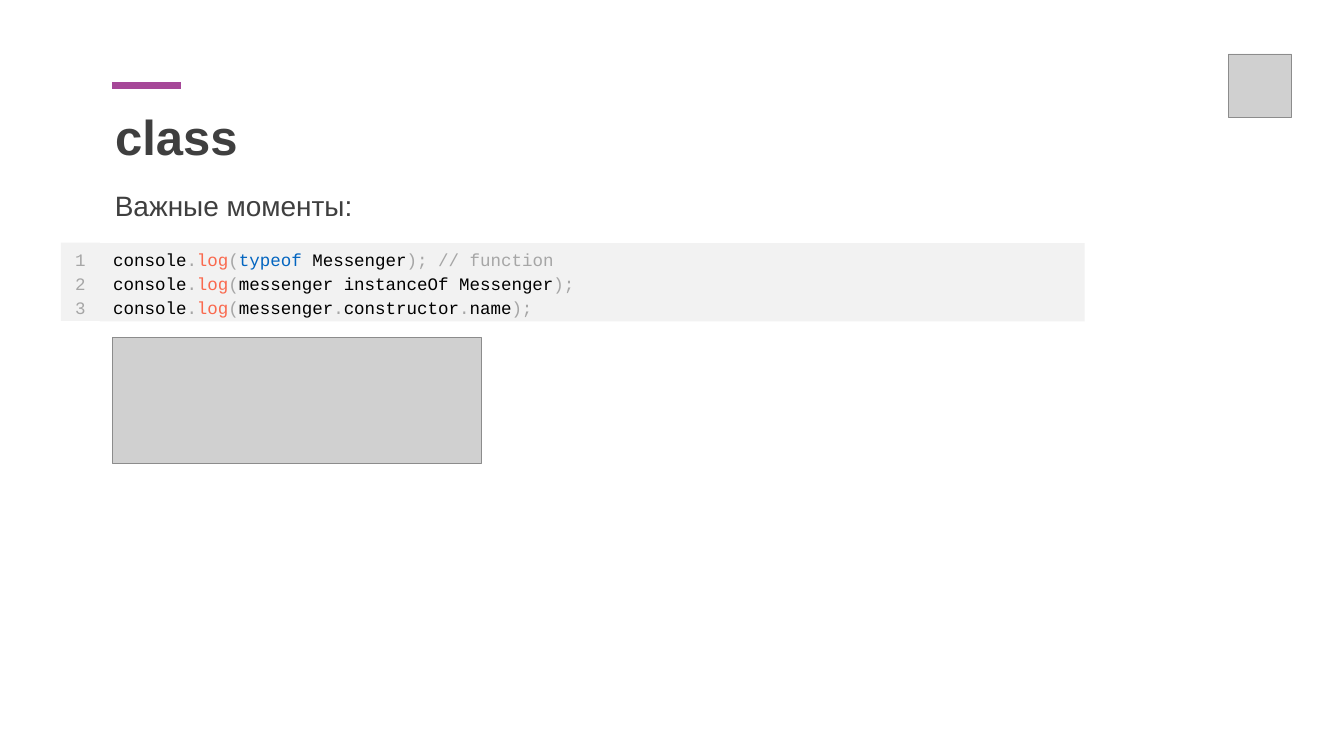
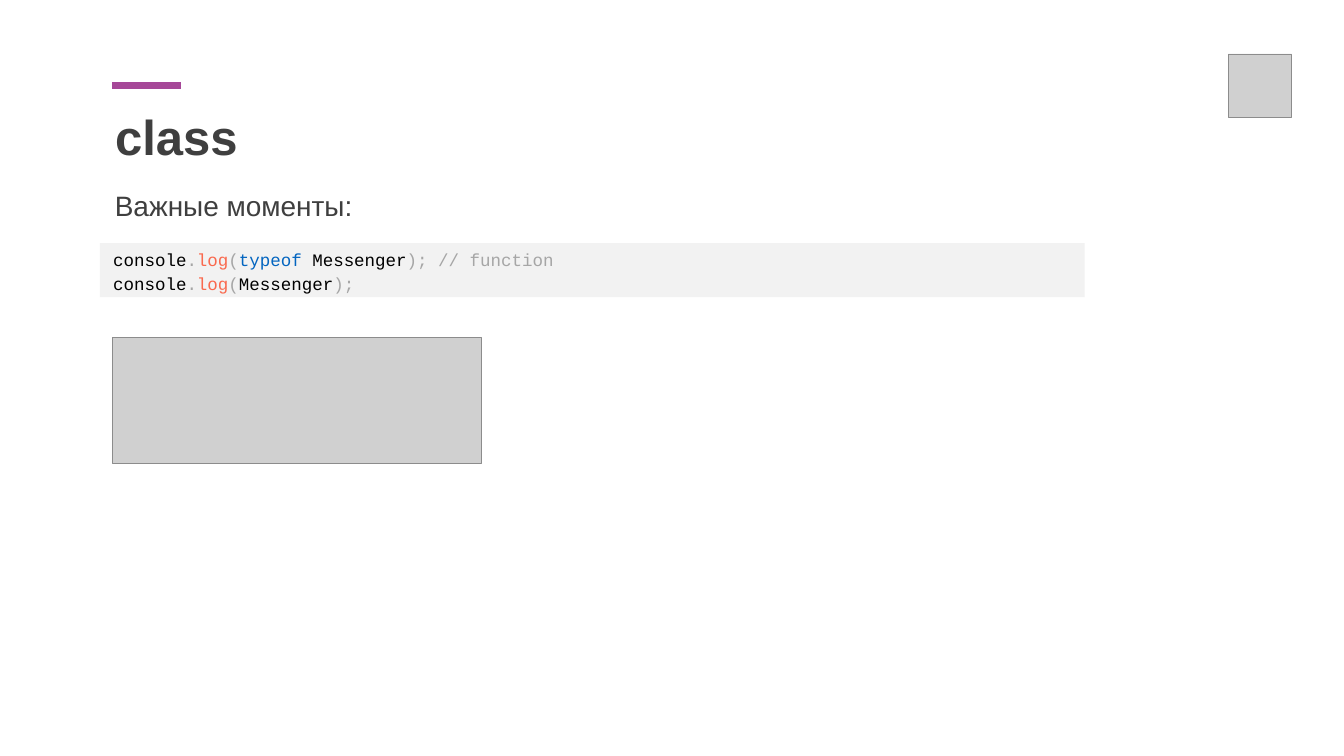
Before and after one commit to dustyo-O/netology-ajs7-ci2, a slide deck: slide 30 of power-point/6-classes.pptx. Drawn at 1344x756 pixels with LibreOffice and Linux fonts; fonts in the diff are those of the drawing; grey boxes stand for pictures. Boxes give left, top, right and bottom in pixels: in the first picture for what was removed or moved away, otherwise in the second. Text is boxed around its words. In the diff, an @@ line names an element or a change of style, - is before the commit and + after.

```diff
--- a/power-point/6-classes.pptx
+++ b/power-point/6-classes.pptx
@@ rectangle removed at <box>61,242,100,321</box> @@
-1
-2
-3
@@ rectangle "console.log(typeof Messenger); // function": place and size @@
-rectangle "console.log(typeof Messenger); // function" at <box>100,243,1084,321</box>
+rectangle "console.log(typeof Messenger); // function" at <box>100,243,1084,297</box>
@@ text in rectangle at <box>113,278,354,294</box>: text changed @@
-console.log(messenger instanceOf Messenger);
-console.log(messenger.constructor.name);
+console.log(Messenger);
```
Also in this commit, not shown: 4 other slides changed, 3 other files.
